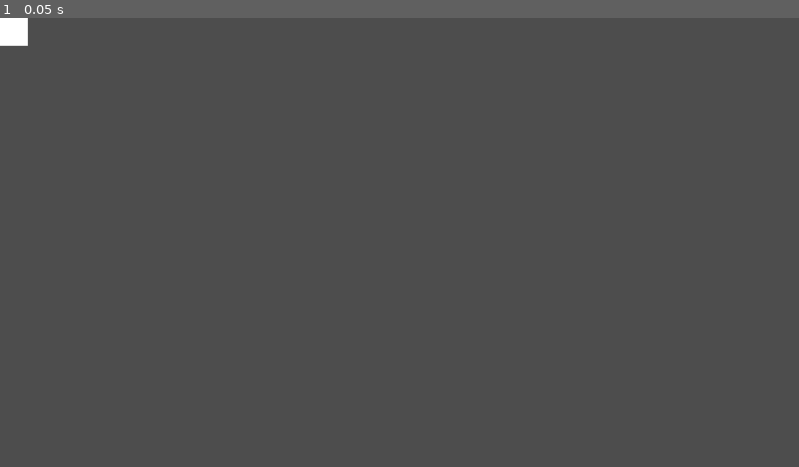
Above: before the commit, frame 1.
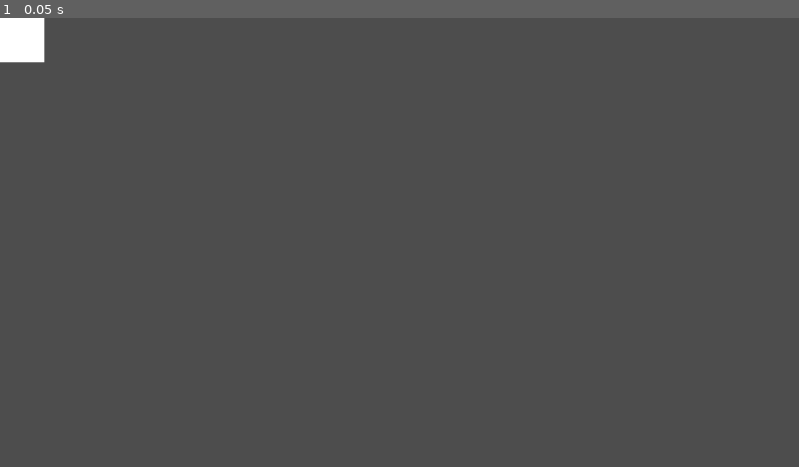
Above: after the commit, the same moment.

Repository: adrientremblay/ld55
Game: Godot game, scene res://main.tscn
Same seed, same stepped clock (60 frames per second), same inputs: the game is played once before the commit and once after it.
Inputs:
- Up to frame 1 (0.05 s): no input

The runs differ from the first frame. In frame 1, 0.4% of the frame differs, in the area x 0-6%, y 0-11%.

Commit message:
Created a platform scene

Diff:
--- a/main.tscn
+++ b/main.tscn
@@ -1,7 +1,7 @@
-[gd_scene format=3 uid="uid://dft06i0o7a16r"]
+[gd_scene load_steps=2 format=3 uid="uid://dft06i0o7a16r"]
+
+[ext_resource type="PackedScene" uid="uid://ci3or73yh7txj" path="res://platform.tscn" id="1_7xdgc"]
 
 [node name="Node2D" type="Node2D"]
 
-[node name="ColorRect" type="ColorRect" parent="."]
-offset_right = 40.0
-offset_bottom = 40.0
+[node name="Platform" parent="." instance=ExtResource("1_7xdgc")]
--- /dev/null
+++ b/platform.tscn
@@ -0,0 +1,15 @@
+[gd_scene load_steps=2 format=3 uid="uid://ci3or73yh7txj"]
+
+[sub_resource type="RectangleShape2D" id="RectangleShape2D_hbi1v"]
+size = Vector2(128, 128)
+
+[node name="Platform" type="StaticBody2D" groups=["droppable"]]
+
+[node name="CollisionShape2D" type="CollisionShape2D" parent="."]
+shape = SubResource("RectangleShape2D_hbi1v")
+
+[node name="ColorRect" type="ColorRect" parent="."]
+offset_left = -64.0
+offset_top = -64.0
+offset_right = 64.0
+offset_bottom = 64.0
